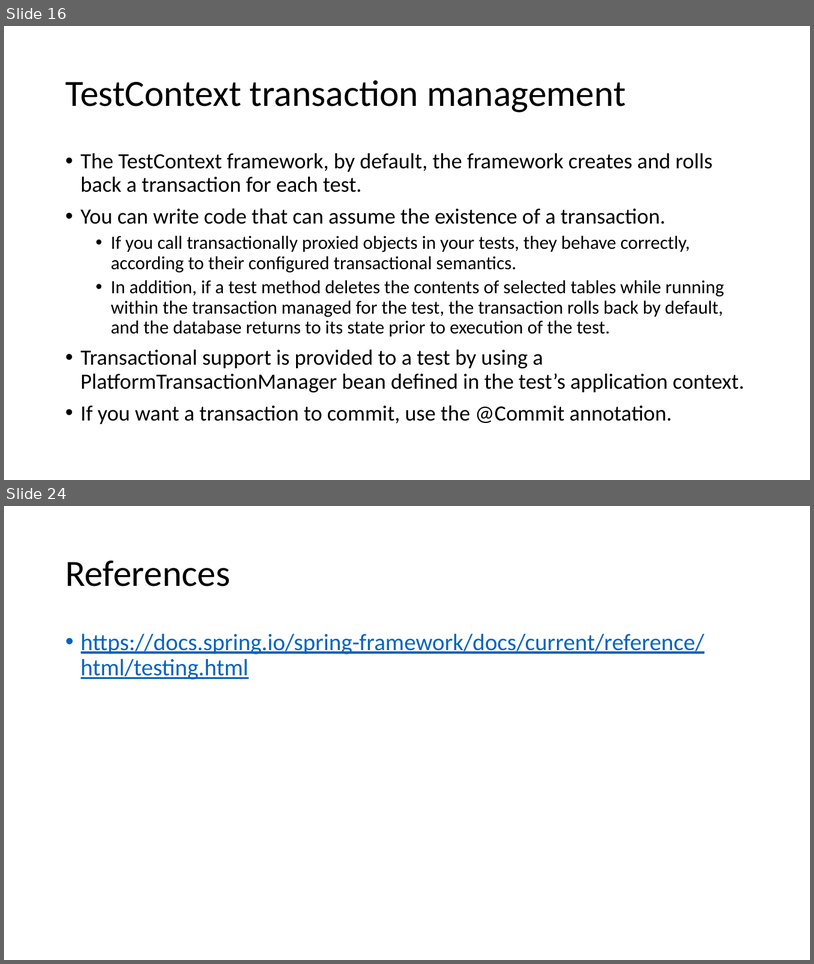
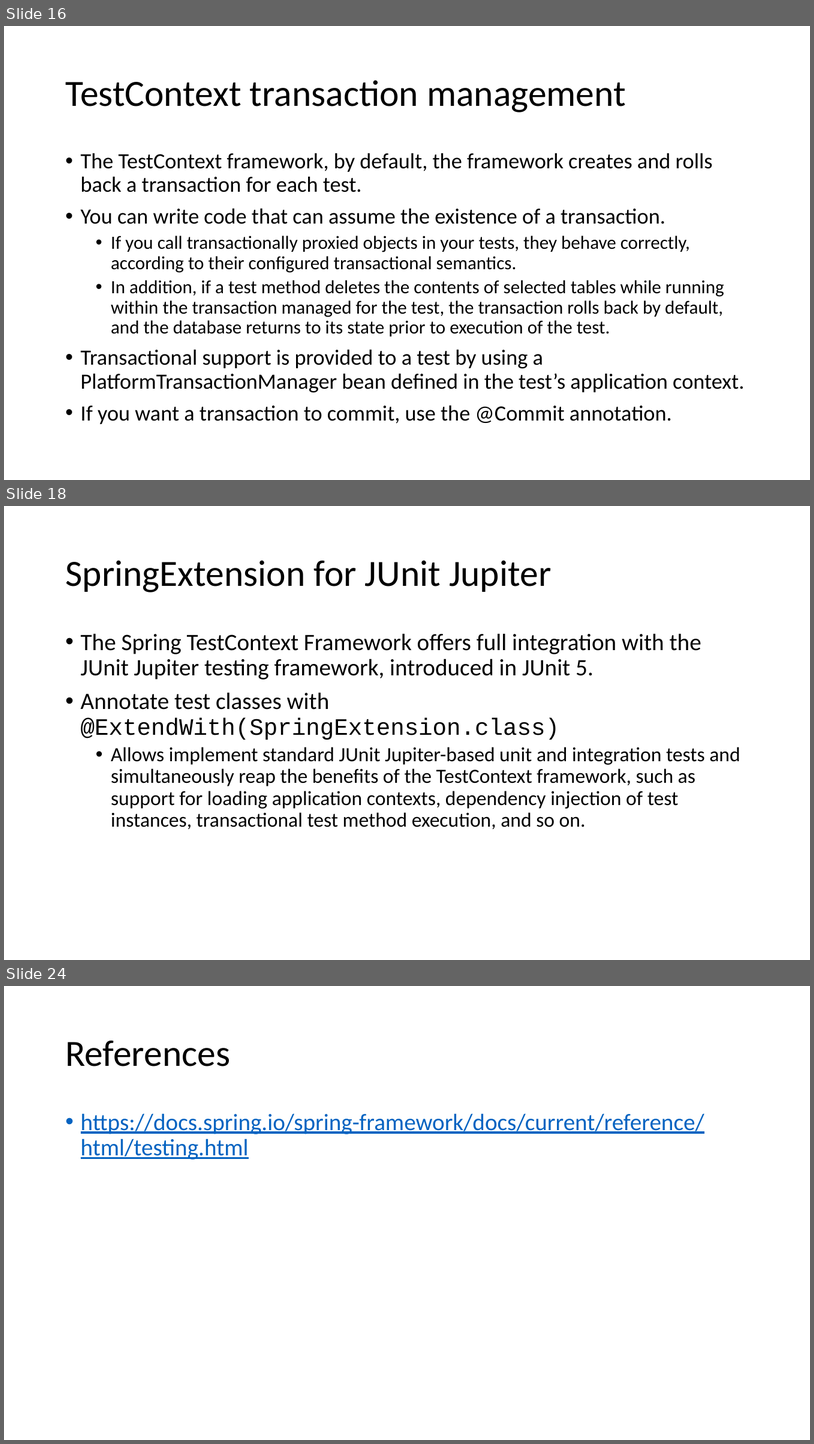
Before and after one commit to cebartling/test-driven, a slide deck: presentations/Introduction to Spring Framework Testing.pptx. Shown one above the other, each under a label of ours: slides 16 and 24 before the commit, slides 16, 18 and 24 after it; the slides between them are not shown. The pictures are 814x964 and 814x1444 pixels, drawn with LibreOffice and Linux fonts; fonts in the diff are those of the drawing. Boxes give left, top, right and bottom in pixels: in the first picture for what was removed or moved away, otherwise in the second. Text is boxed around its words. In the diff, an @@ line names an element or a change of style, - is before the commit and + after.

Commit message:
Updates to Spring Framework testing support presentation

```diff
--- a/presentations/Introduction to Spring Framework Testing.pptx
+++ b/presentations/Introduction to Spring Framework Testing.pptx
@@ slide 18 added at bbox=[4, 506, 810, 960], background #FFFFFF @@
@@ title added at bbox=[65, 560, 551, 592], 44 pt, text #000000 @@
+SpringExtension for JUnit Jupiter
@@ text added at bbox=[81, 633, 740, 829], 24 pt, text #000000 @@
+• The Spring TestContext Framework offers full integration with the JUnit Jupiter testing framework, introduced in JUnit 5.
+• Annotate test classes with @ExtendWith(SpringExtension.class)
+  • Allows implement standard JUnit Jupiter-based unit and integration tests and simultaneously reap the benefits of the TestContext framework, such as support for loading application contexts, dependency injection of test instances, transactional test method execution, and so on.
```
Also in this commit, not shown: 1 slide changed, 1 other slide added, 2 slides removed.
